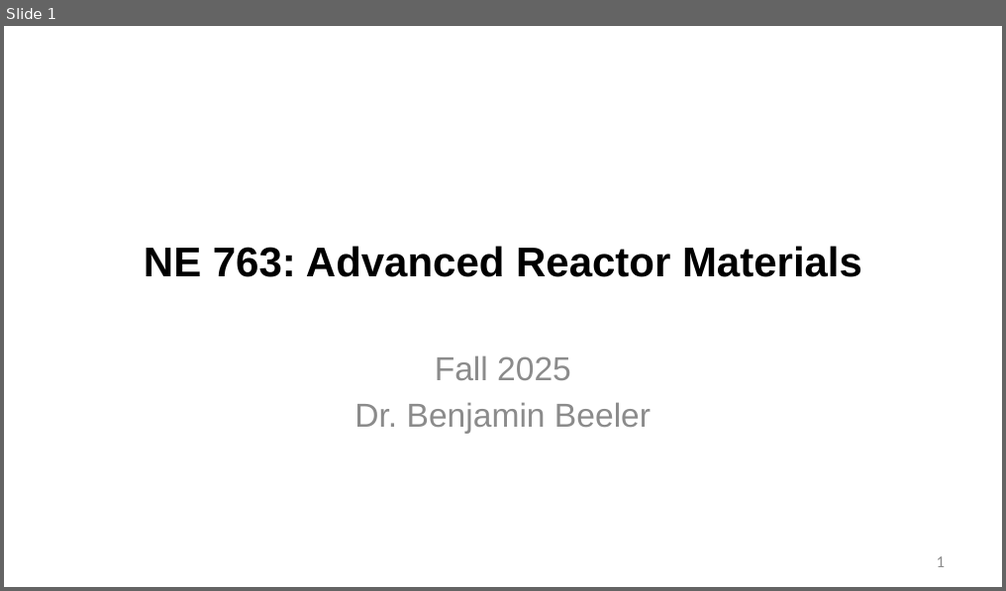
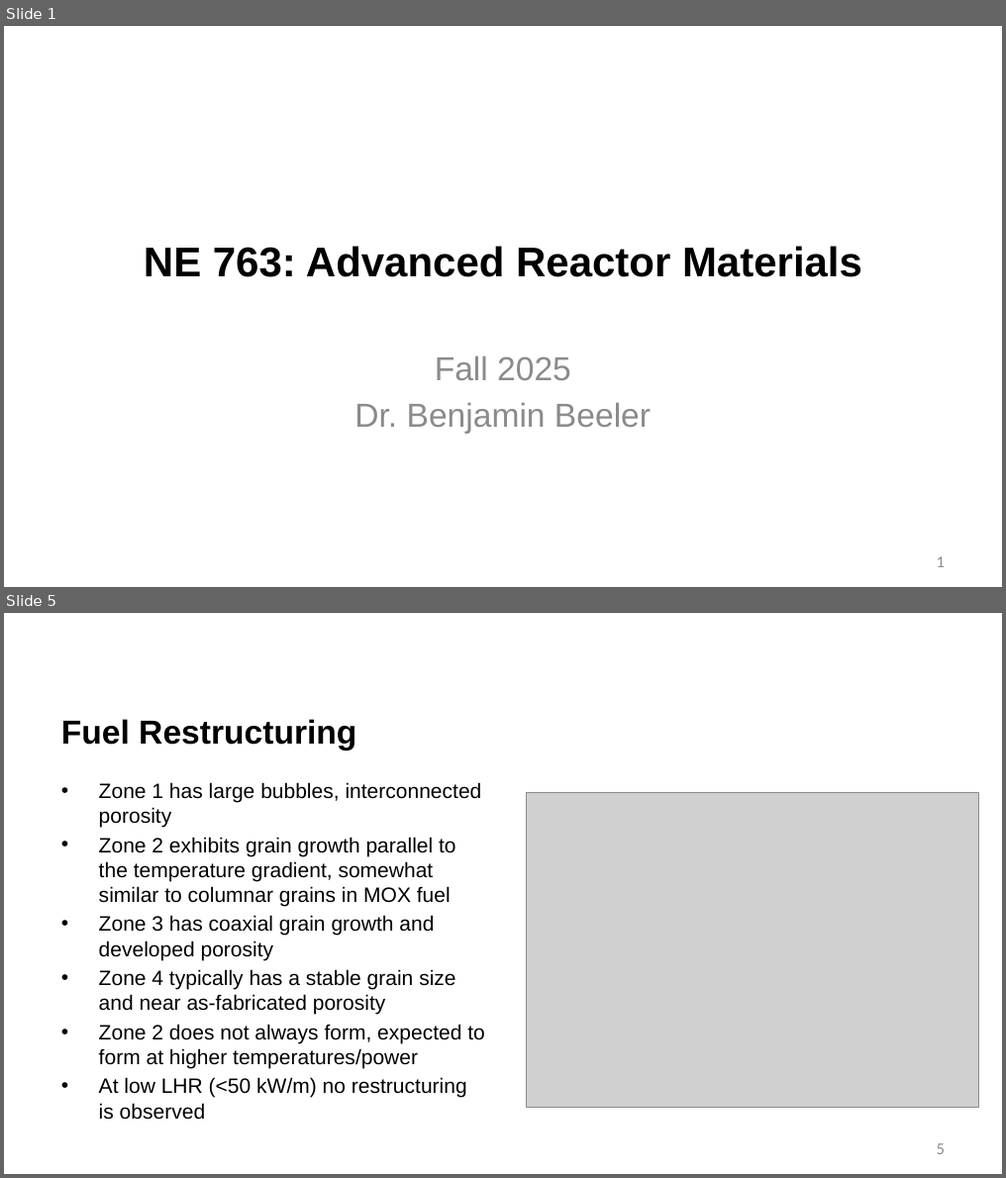
Before and after one commit to benbeeler/TEACHING, a slide deck: Advanced Reactor Materials/Fall2025/Lec16_carbide_nitride.pptx. Shown one above the other, each under a label of ours: slide 1 before the commit, slides 1 and 5 after it; the slides between them are not shown. The pictures are 1006x591 and 1006x1178 pixels, drawn with LibreOffice and Linux fonts; fonts in the diff are those of the drawing; grey boxes stand for pictures; background and template pictures are left out. Boxes give left, top, right and bottom in pixels: in the first picture for what was removed or moved away, otherwise in the second. Text is boxed around its words. In the diff, an @@ line names an element or a change of style, - is before the commit and + after.

```diff
--- a/Advanced Reactor Materials/Fall2025/Lec16_carbide_nitride.pptx
+++ b/Advanced Reactor Materials/Fall2025/Lec16_carbide_nitride.pptx
@@ slide 5 added at [4, 613, 1002, 1174], background #FFFFFF @@
@@ title added at [61, 719, 356, 751], 32 pt, text #000000, bold @@
+Fuel Restructuring
@@ text added at [99, 782, 485, 1120], 20 pt, text #000000 @@
+• Zone 1 has large bubbles, interconnected porosity
+• Zone 2 exhibits grain growth parallel to the temperature gradient, somewhat similar to columnar grains in MOX fuel
+• Zone 3 has coaxial grain growth and developed porosity
+• Zone 4 typically has a stable grain size and near as-fabricated porosity
+• Zone 2 does not always form, expected to form at higher temperatures/power
+• At low LHR (<50 kW/m) no restructuring is observed
@@ picture added at [527, 792, 979, 1107] @@
@@ page number added at [937, 1144, 944, 1155], 16 pt, text #8C8C8C @@
+5
```
Also in this commit, not shown: 2 slides changed, 18 other slides added, 7 slides removed, 15 other files.
